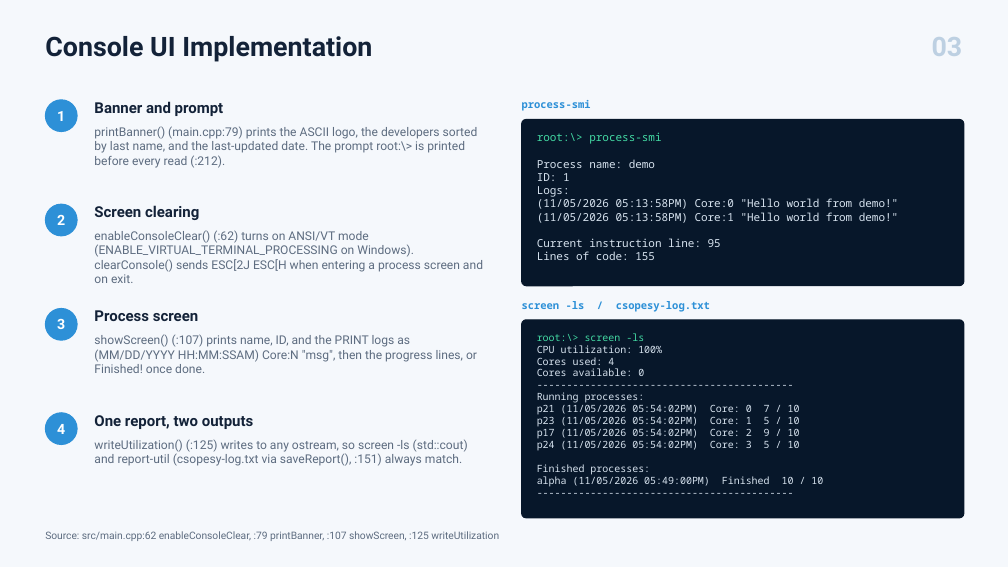
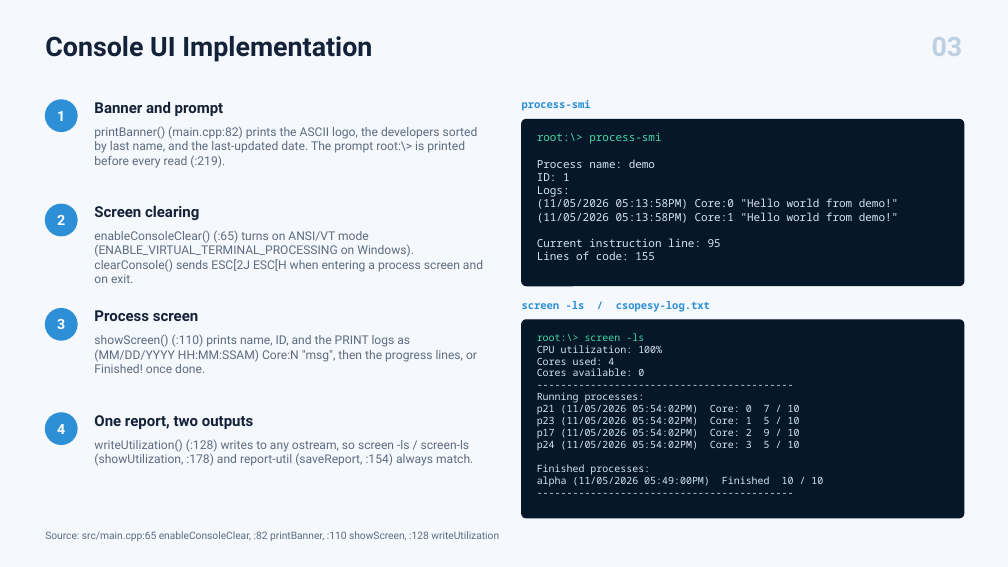
Before and after one commit to zuraxy/CSOPESY2, a slide deck: slide 3 of ACTUAL Submission - MO1 - Process Multiplexer and CLI/PPT/PPT - ACTUAL Submission - MO1 - Process Multiplexer and CLI.pptx. Drawn at 1008x567 pixels with LibreOffice and Linux fonts; fonts in the diff are those of the drawing. Boxes give left, top, right and bottom in pixels: in the first picture for what was removed or moved away, otherwise in the second. Text is boxed around its words. In the diff, an @@ line names an element or a change of style, - is before the commit and + after.

Commit message:
feat: final push for ACTUAL Submission - MO1 - Process Multiplexer and CLI

```diff
--- a/ACTUAL Submission - MO1 - Process Multiplexer and CLI/PPT/PPT - ACTUAL Submission - MO1 - Process Multiplexer and CLI.pptx
+++ b/ACTUAL Submission - MO1 - Process Multiplexer and CLI/PPT/PPT - ACTUAL Submission - MO1 - Process Multiplexer and CLI.pptx
@@ text at [94, 126, 478, 168]: text changed @@
-printBanner() (main.cpp:79) prints the ASCII logo, the developers sorted by last name, and the last-updated date. The prompt root:\> is printed before every read (:212).
+printBanner() (main.cpp:82) prints the ASCII logo, the developers sorted by last name, and the last-updated date. The prompt root:\> is printed before every read (:219).
@@ text at [94, 230, 483, 283]: text changed @@
-enableConsoleClear() (:62) turns on ANSI/VT mode (ENABLE_VIRTUAL_TERMINAL_PROCESSING on Windows). clearConsole() sends ESC[2J ESC[H when entering a process screen and on exit.
+enableConsoleClear() (:65) turns on ANSI/VT mode (ENABLE_VIRTUAL_TERMINAL_PROCESSING on Windows). clearConsole() sends ESC[2J ESC[H when entering a process screen and on exit.
@@ text at [94, 334, 477, 373]: text changed @@
-showScreen() (:107) prints name, ID, and the PRINT logs as (MM/DD/YYYY HH:MM:SSAM) Core:N "msg", then the progress lines, or Finished! once done.
+showScreen() (:110) prints name, ID, and the PRINT logs as (MM/DD/YYYY HH:MM:SSAM) Core:N "msg", then the progress lines, or Finished! once done.
@@ text at [94, 439, 473, 466]: text changed @@
-writeUtilization() (:125) writes to any ostream, so screen -ls (std::cout) and report-util (csopesy-log.txt via saveReport(), :151) always match.
+writeUtilization() (:128) writes to any ostream, so screen -ls / screen-ls (showUtilization, :178) and report-util (saveReport, :154) always match.
@@ text at [45, 531, 499, 541]: text changed @@
-Source: src/main.cpp:62 enableConsoleClear, :79 printBanner, :107 showScreen, :125 writeUtilization
+Source: src/main.cpp:65 enableConsoleClear, :82 printBanner, :110 showScreen, :128 writeUtilization
```
Also in this commit, not shown: 4 other slides changed, 14 other files.
